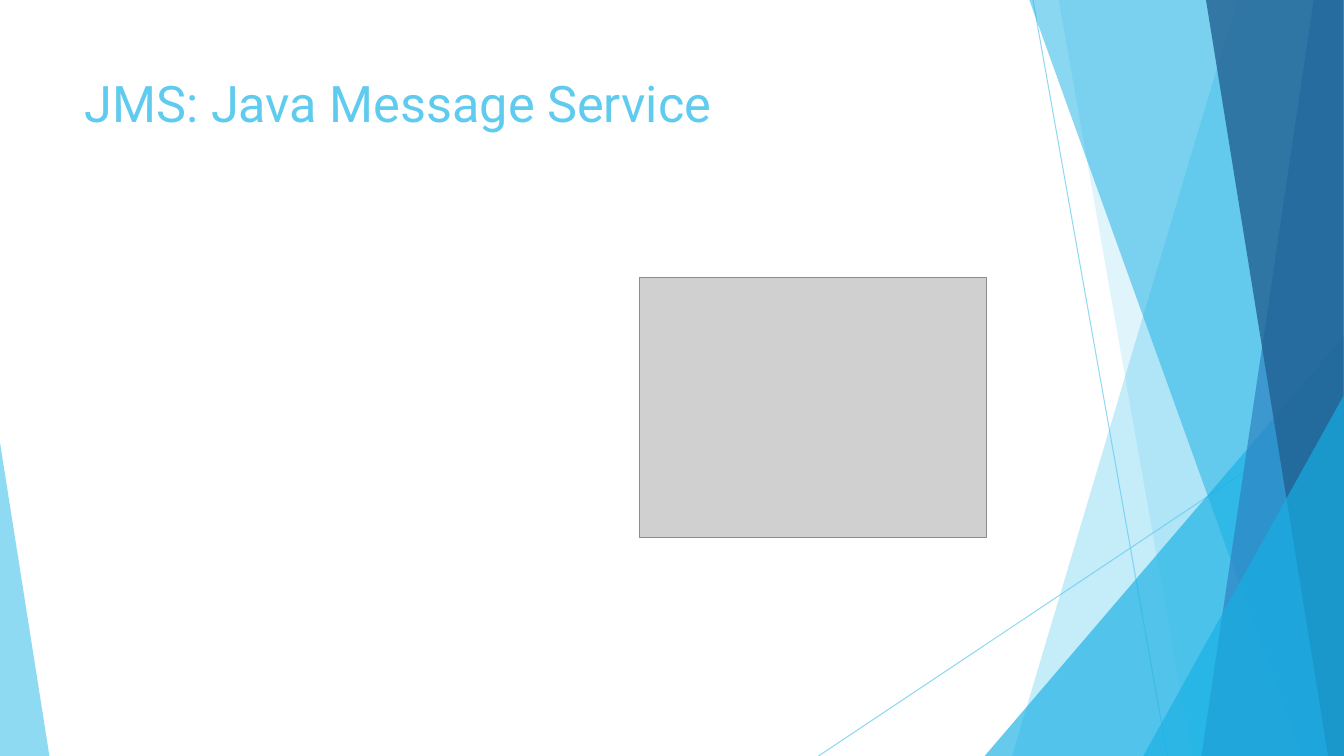
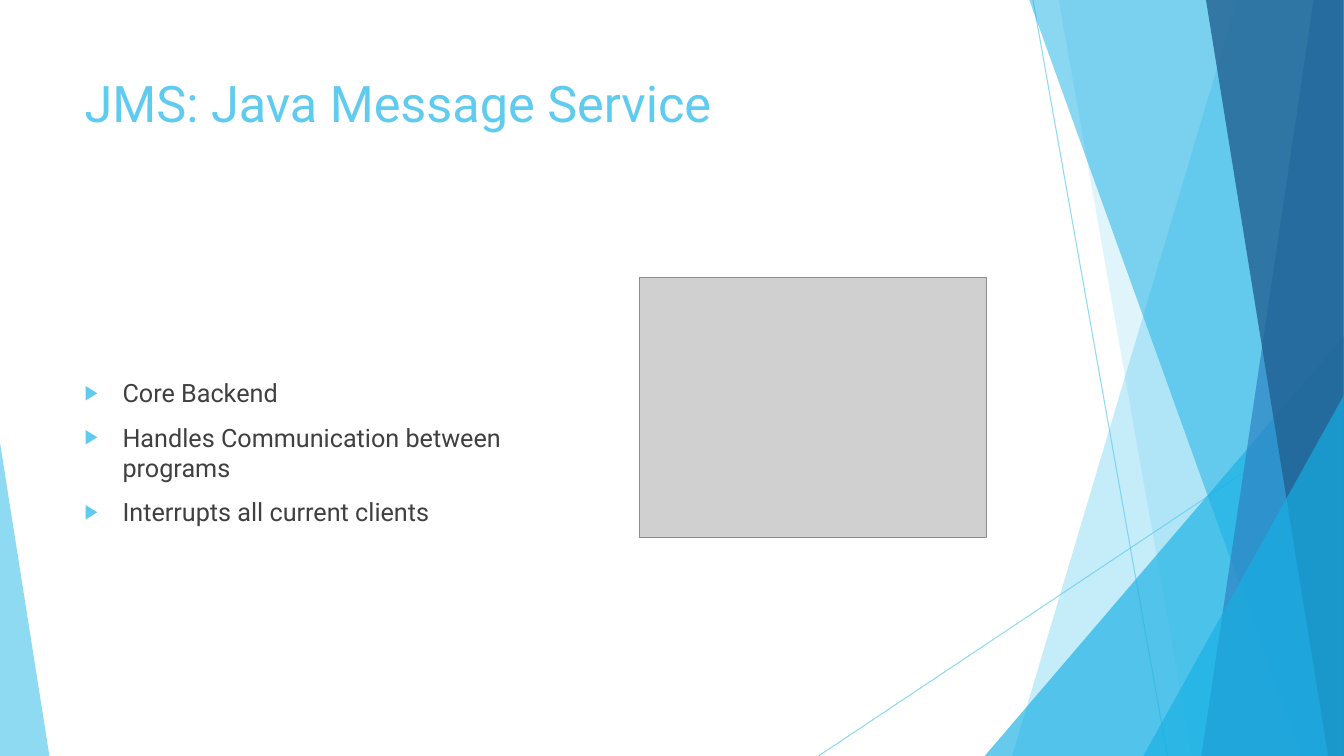
Before and after one commit to DaveWoodie/SpringWater, a slide deck: slide 17 of Project SpringWater 4 Weeks.pptx (slide 24 before the commit). Drawn at 1344x756 pixels with LibreOffice and Linux fonts; fonts in the diff are those of the drawing; grey boxes stand for pictures. Boxes give left, top, right and bottom in pixels: in the first picture for what was removed or moved away, otherwise in the second. Text is boxed around its words. In the diff, an @@ line names an element or a change of style, - is before the commit and + after.

Commit message:
Updated presentation

```diff
--- a/Project SpringWater 4 Weeks.pptx
+++ b/Project SpringWater 4 Weeks.pptx
@@ text added at box(123, 383, 501, 526), 18 pt, text #404040 @@
+▶ Core Backend
+▶ Handles Communication between programs
+▶ Interrupts all current clients
```
Also in this commit, not shown: 1 slide added, 8 slides removed, 2 other files.
